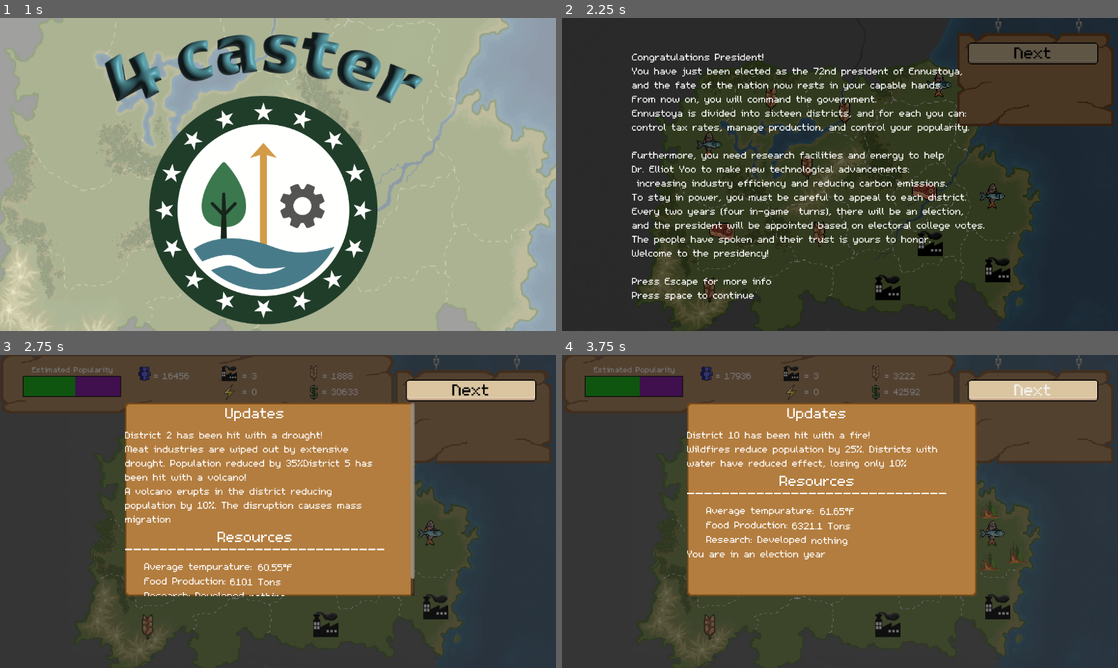
Above: before the commit, frames 1-4 (two rows, left to right).
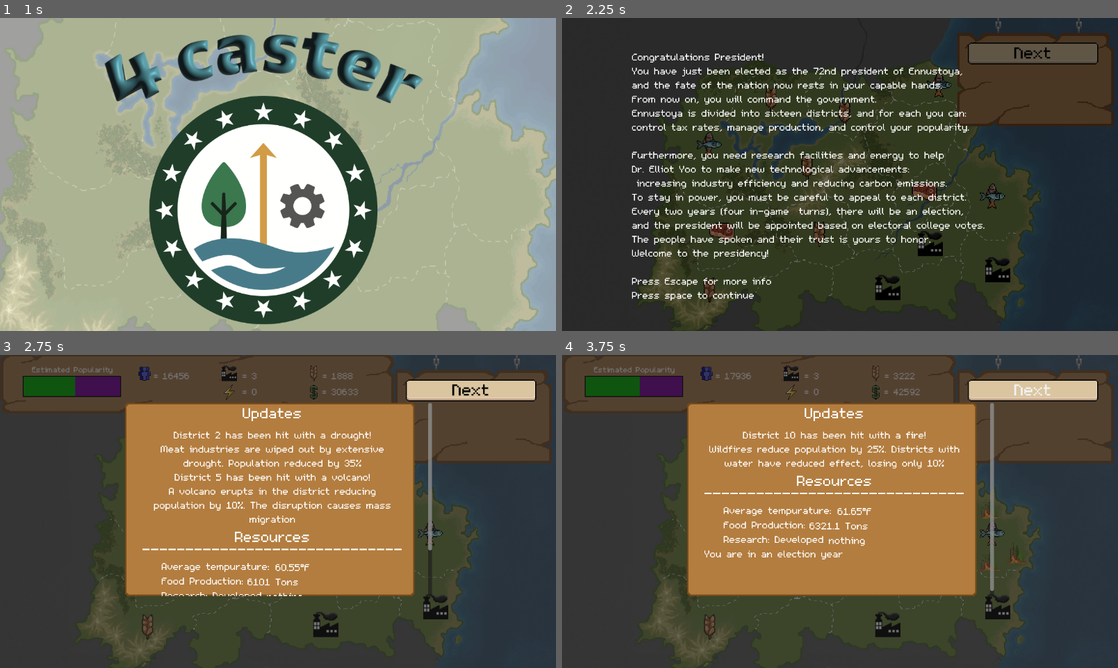
Above: after the commit, the same moments.

Repository: mccoogp/WeatherInc
Game: Godot game, scene res://world.tscn
Same seed, same stepped clock (60 frames per second), same inputs: the game is played once before the commit and once after it. The engine's default icon, where the game draws it, is replaced by a stand-in: a white triangle on a blue panel in a dark square.
Inputs (mouse positions are in pixels of both pictures, inside the frame that each line leads up to):
- Up to frame 1 (1 s): click "Next" at 0.5 s
- Up to frame 2 (2.25 s): click "Next" at 1.25 s; tap Enter at 2 s; move the mouse to (962, 158) at 2.02 s; hold Right from 2.03 s (still down); hold Enter from 2.03 s (still down); click (962, 158) at 2.17 s
- Up to frame 3 (2.75 s): keep holding Right; keep holding Enter; tap Space at 2.27 s
- Up to frame 4 (3.75 s): tap Space at 2.75, 3.02 s; move the mouse to (728, 527) at 2.77 s; release Right at 2.78 s; release Enter at 2.78 s; hold Down 2.78-3.5 s; tap Enter at 2.85 s; click "Advance" at 3.5 s

Frame 1 is identical in both runs. In frame 2, 0.1% of the frame differs, in the area x 16-87%, y 14-100%; in frame 3, 5.2%, in the area x 22-86%, y 15-96%; in frame 4, 3.5%.

Commit message:
some final bug fixes before publishing

Diff:
--- a/UI.tscn
+++ b/UI.tscn
@@ -72,9 +72,9 @@
 anchor_top = 0.191
 anchor_right = 0.76
 anchor_bottom = 0.809
-offset_left = 28.52
+offset_left = 55.52
 offset_top = 16.232
-offset_right = -24.52
+offset_right = 2.47998
 offset_bottom = -20.232
 grow_horizontal = 2
 grow_vertical = 2
@@ -96,6 +96,8 @@
 
 [node name="Disasters" type="Label" parent="ScrollContainer/VBoxContainer"]
 texture_filter = 1
+custom_minimum_size = Vector2(20, 0)
+layout_direction = 1
 layout_mode = 2
 text = "On December 15, an explosion at a chemical plant injured 20 workers. They demand compensation from the plant."
 label_settings = SubResource("LabelSettings_fe4eg")
--- a/district.tscn
+++ b/district.tscn
@@ -1,7 +1,9 @@
-[gd_scene load_steps=3 format=3 uid="uid://cacfd62pudml6"]
+[gd_scene load_steps=5 format=3 uid="uid://cacfd62pudml6"]
 
 [ext_resource type="Script" path="res://district.gd" id="1_gpufd"]
+[ext_resource type="Texture2D" uid="uid://m467oey86fmp" path="res://4caster Art/new map/district1.png" id="2_uc6gi"]
 [ext_resource type="Script" path="res://districtsprite.gd" id="3_mvpsf"]
+[ext_resource type="Texture2D" uid="uid://c16sjy66s4afe" path="res://icons/factory.png" id="4_a32a2"]
 
 [node name="District" type="Node2D"]
 position = Vector2(0, 1)
@@ -11,12 +13,14 @@
 [node name="Main" type="Sprite2D" parent="." node_paths=PackedStringArray("district")]
 position = Vector2(0.71, 0.71)
 scale = Vector2(0.0107812, 0.0107812)
+texture = ExtResource("2_uc6gi")
 script = ExtResource("3_mvpsf")
 district = NodePath("..")
 
 [node name="ProductionImage" type="Sprite2D" parent="."]
 position = Vector2(0.9, 0.51)
 scale = Vector2(0.032, 0.032)
+texture = ExtResource("4_a32a2")
 
 [node name="Disaster" type="Sprite2D" parent="."]
 position = Vector2(-0.09, -0.37)
--- a/world.gd
+++ b/world.gd
@@ -284,7 +284,6 @@
 		#frame 0 is the standard frame
 		if phase == 2:
 			if zoom == -1:
-				curprod = 0
 				for district in 16:
 					#checks if every district is clicked so it knows where to zoom in if you click a district
 					if districts[district].clicked == true and $CanvasLayer/News.skillclicked == false:
@@ -292,7 +291,127 @@
 						cameracenter = districts[district].center
 						camerazoom = districts[district].zoom
 						districts[district].clicked = false
+						var industries = ["none", "grain", "meat", "fish", "factory", "oil", "research"]
 						curprod = 0
+						if len(districts[district].product) > 0:
+							for i in len(industries):
+								if industries[i] == districts[district].product[0]:
+									curprod = i
+									print(curprod)
+						if curprod == 0:
+							$TopBar/LeftMenu/Industry/Sprite2D.texture = null
+							$TopBar/LeftMenu/Industry/Label.text = "Industry:
+							None"
+							$TopBar/LeftMenu/Industry/Label3.text = ""
+							$TopBar/LeftMenu.extras[0] = 0
+							$TopBar/LeftMenu/Industry/Label2.text = ""
+							$DistrictMenu/Popularity/Tax_Label.text = "Tax: " + str(districts[zoom].newtax) + "%\nUse arrow keys\n to edit"
+						else:
+							$TopBar/LeftMenu/Industry/Sprite2D.texture = load("res://icons/" + posprod[curprod] + ".png")
+							$TopBar/LeftMenu/Industry/Label.text = "Industry:
+								" + posprod[curprod]
+							$TopBar/LeftMenu/Industry/Label3.text = ""
+							$TopBar/LeftMenu.extras[0] = 0
+							$DistrictMenu/Popularity.extra
+							if posprod[curprod] in districts[zoom].product:
+								$TopBar/LeftMenu/Industry/Label3.text += "
+								Press x to remove"
+								$TopBar/LeftMenu.extras[0] += 1
+								$TopBar/LeftMenu/Industry/Label2.text = ""
+							else:
+								if len(districts[zoom].product) == 0:
+									$TopBar/LeftMenu/Industry/Label3.text += "
+									Press enter to confirm"
+									$TopBar/LeftMenu.extras[0] += 1
+								else:
+									$TopBar/LeftMenu/Industry/Label3.text += "
+									No available space"
+									$TopBar/LeftMenu.extras[0] += 1
+
+
+								if posprod[curprod] == "fish":
+									$TopBar/LeftMenu/Industry/Label3.text += "
+									Requires: Water access"
+									$TopBar/LeftMenu/Industry/Label3.text += "
+									Cost: $12,000"
+									$TopBar/LeftMenu/Industry/Label3.text += "
+									Requires: 1 factory"
+									if money >= 12000 and districts[zoom].water == true and factories > 0:
+										$TopBar/LeftMenu/Industry/Label2.text = "Reuirements met"
+										$TopBar/LeftMenu/Industry/Label2.get_label_settings().font_color = Color.GREEN
+									else:
+										$TopBar/LeftMenu/Industry/Label2.text = "Reuirements not met"
+										$TopBar/LeftMenu/Industry/Label2.get_label_settings().font_color = Color.RED
+									$TopBar/LeftMenu.extras[0] += 4
+
+
+								elif posprod[curprod] == "factory":
+									$TopBar/LeftMenu/Industry/Label3.text += "
+									Cost: $100,000"
+									if money >= 100000:
+										$TopBar/LeftMenu/Industry/Label2.text = "Reuirements met"
+										$TopBar/LeftMenu/Industry/Label2.get_label_settings().font_color = Color.GREEN
+									else:
+										$TopBar/LeftMenu/Industry/Label2.text = "Reuirements not met"
+										$TopBar/LeftMenu/Industry/Label2.get_label_settings().font_color = Color.RED
+									$TopBar/LeftMenu.extras[0] += 2
+
+
+								elif posprod[curprod] == "oil":
+									$TopBar/LeftMenu/Industry/Label3.text += "
+									Requires: 2 factory"
+									$TopBar/LeftMenu/Industry/Label3.text += "
+									Cost: $100,000"
+									if money >= 100000 and factories >= 1:
+										$TopBar/LeftMenu/Industry/Label2.text = "Reuirements met"
+										$TopBar/LeftMenu/Industry/Label2.get_label_settings().font_color = Color.GREEN
+									else:
+										$TopBar/LeftMenu/Industry/Label2.text = "Reuirements not met"
+										$TopBar/LeftMenu/Industry/Label2.get_label_settings().font_color = Color.RED
+									$TopBar/LeftMenu.extras[0] += 3
+
+
+								elif posprod[curprod] == "grain":
+									$TopBar/LeftMenu/Industry/Label3.text += "
+									Cost: $5,000"
+									$TopBar/LeftMenu/Industry/Label3.text += "
+									Requires: 1 factory"
+									if money >= 5000 and factories > 0:
+										$TopBar/LeftMenu/Industry/Label2.text = "Reuirements met"
+										$TopBar/LeftMenu/Industry/Label2.get_label_settings().font_color = Color.GREEN
+									else:
+										$TopBar/LeftMenu/Industry/Label2.text = "Reuirements not met"
+										$TopBar/LeftMenu/Industry/Label2.get_label_settings().font_color = Color.RED
+									$TopBar/LeftMenu.extras[0] += 3
+
+
+								elif posprod[curprod] == "meat":
+									$TopBar/LeftMenu/Industry/Label3.text += "
+									Cost: $20,000"
+									$TopBar/LeftMenu/Industry/Label3.text += "
+									Requires: 1 factory"
+									if money >= 20000 and factories > 0:
+										$TopBar/LeftMenu/Industry/Label2.text = "Reuirements met"
+										$TopBar/LeftMenu/Industry/Label2.get_label_settings().font_color = Color.GREEN
+									else:
+										$TopBar/LeftMenu/Industry/Label2.text = "Reuirements not met"
+										$TopBar/LeftMenu/Industry/Label2.get_label_settings().font_color = Color.RED
+									$TopBar/LeftMenu.extras[0] += 3
+
+
+								elif posprod[curprod] == "research":
+									$TopBar/LeftMenu/Industry/Label3.text += "
+									Cost: $300,000
+									Requires 2 factory"
+									if money >= 300000 and factories >= 2:
+										$TopBar/LeftMenu/Industry/Label2.text = "Reuirements met"
+										$TopBar/LeftMenu/Industry/Label2.get_label_settings().font_color = Color.GREEN
+									else:
+										$TopBar/LeftMenu/Industry/Label2.text = "Reuirements not met"
+										$TopBar/LeftMenu/Industry/Label2.get_label_settings().font_color = Color.RED
+									$TopBar/LeftMenu.extras[0] += 3
+								else:
+									$TopBar/LeftMenu/Industry/Label2.text = ""
 
 			else:
 				if event is InputEventKey and event.pressed:
@@ -578,6 +697,7 @@
 								" + posprod[curprod]
 								$TopBar/LeftMenu/Industry/Label3.text = "
 								Press x to remove"
+								$TopBar/LeftMenu/Industry/Label2.text = ""
 								$TopBar/LeftMenu.extras[0] = 1
 
 
@@ -659,6 +779,9 @@
 				$"Popularity bar".visible =  previousvis[1]
 				$Start.visible = previousvis[2]
 				$TopBar.visible = previousvis[3]
+
+
+
 	if frame == 5:
 		if Input.is_key_pressed(KEY_SPACE):
 			instructcount +=1
@@ -747,6 +870,9 @@
 
 
 			if phase == 3:
+				if frame == 3:
+					$CanvasLayer/News/SkillTree.visible = false
+					$CanvasLayer/ColorRect.visible = false
 				cameracenter =  defaultcenter
 				camerazoom = defaultzoom
 				zoom = -1
@@ -962,7 +1088,10 @@
 				var disaster_text = ""
 				for district in  16:
 					if districts[district].disaster != []:
-						disaster_text = disaster_text + "District " + str(district) + " has been hit with a " + districts[district].disaster[0] + "!\n" + disaster_descriptions[districts[district].disaster[0]]
+						if disaster_text == "":
+							disaster_text = disaster_text + "District " + str(district) + " has been hit with a " + districts[district].disaster[0] + "!\n" + disaster_descriptions[districts[district].disaster[0]]
+						else:
+							disaster_text = disaster_text + "\nDistrict " + str(district) + " has been hit with a " + districts[district].disaster[0] + "!\n" + disaster_descriptions[districts[district].disaster[0]]
 				if disaster_text == "":
 					disaster_text = "No disasters, Hooray!"
 				$CanvasLayer/News/ScrollContainer/VBoxContainer/Disasters.text = disaster_text
@@ -970,11 +1099,15 @@
 					research_text = "nothing"
 				$CanvasLayer/News/ScrollContainer/VBoxContainer/Research/Research_Data.text = research_text
 				if year % 4 == 0:
-					$CanvasLayer/News/ScrollContainer/VBoxContainer/Year.text = "You are in an election year"
+					$CanvasLayer/News/ScrollContainer/VBoxContainer/Year.text = "	You are in an election year"
 				elif year % 4 == 3:
-					$CanvasLayer/News/ScrollContainer/VBoxContainer/Year.text = "    You are " + str(4 - year%4) + " year away from the next election"
+					$CanvasLayer/News/ScrollContainer/VBoxContainer/Year.text = "    You are " + str(2 - (year%4)/2) + " year away from the next election"
 				else:
-					$CanvasLayer/News/ScrollContainer/VBoxContainer/Year.text = "    You are " + str(4 - year%4) + " years away from the next election"
+					$CanvasLayer/News/ScrollContainer/VBoxContainer/Year.text = "    You are " + str(2 - (year%4)/2) + " years away from the next election"
+				$CanvasLayer/News/ScrollContainer/VBoxContainer/Year.text += "
+
+
+				"
 
 
 
@@ -992,7 +1125,7 @@
 				$ColorRect.color[3] += 0.001
 			get_tree().paused = true
 
-
+	$AudioStreamPlayer.volume_db = -80 + $Pause.volume
 func _on_more_info_button_down() -> void:
 	$Camera2D.position = frameinfo
 	#$Camera2D.zoom = Vector2(0.9, 0.9)
--- a/world.tscn
+++ b/world.tscn
@@ -120,7 +120,7 @@
 
 [node name="Background3" type="Sprite2D" parent="."]
 texture_filter = 1
-position = Vector2(416.667, 217.857)
+position = Vector2(420.238, 220.238)
 scale = Vector2(0.720001, 0.716921)
 texture = ExtResource("3_cscas")
 
@@ -710,12 +710,16 @@
 skillclicked = true
 
 [node name="ScrollContainer" parent="CanvasLayer/News" index="2"]
-offset_left = -0.480011
-offset_top = 0.231987
-offset_right = 0.479919
+offset_left = 35.52
+offset_top = 0.232002
+offset_right = 36.48
 offset_bottom = -0.231995
 horizontal_scroll_mode = 1
 vertical_scroll_mode = 1
+
+[node name="Disasters" parent="CanvasLayer/News/ScrollContainer/VBoxContainer" index="1"]
+layout_direction = 0
+horizontal_alignment = 1
 
 [node name="Master Node" parent="CanvasLayer/News/SkillTree" index="0"]
 visible = false
@@ -840,6 +844,7 @@
 
 [node name="AudioStreamPlayer" type="AudioStreamPlayer" parent="."]
 stream = ExtResource("44_33rck")
+volume_db = 20.0
 autoplay = true
 
 [node name="LoseMenu" type="CanvasLayer" parent="."]
